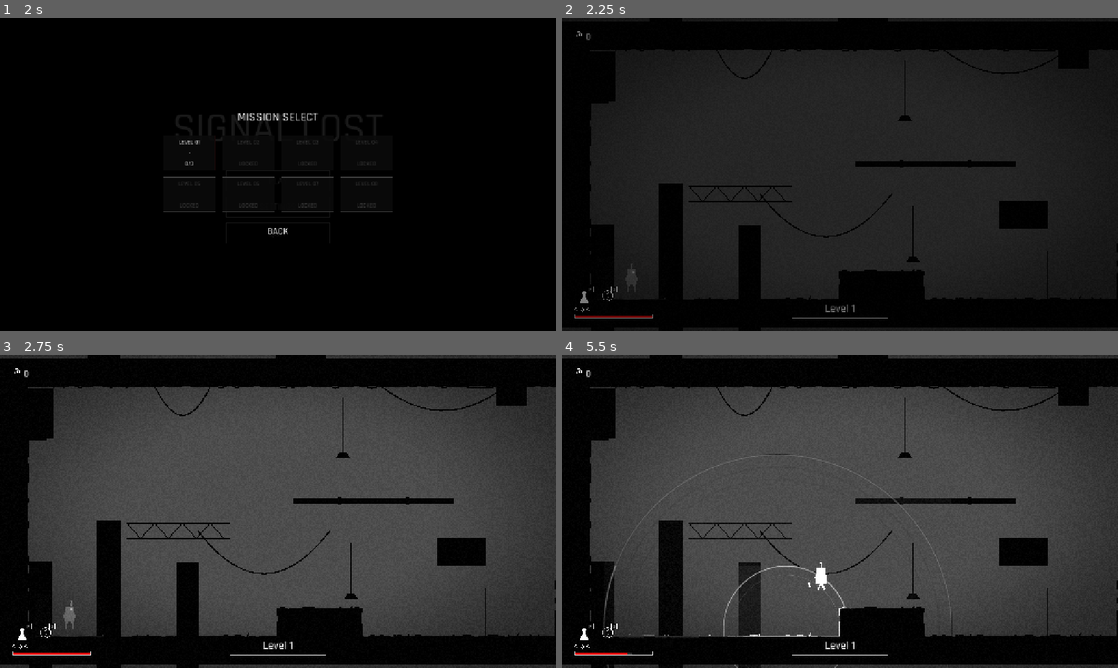
Above: before the commit, frames 1-4 (two rows, left to right).
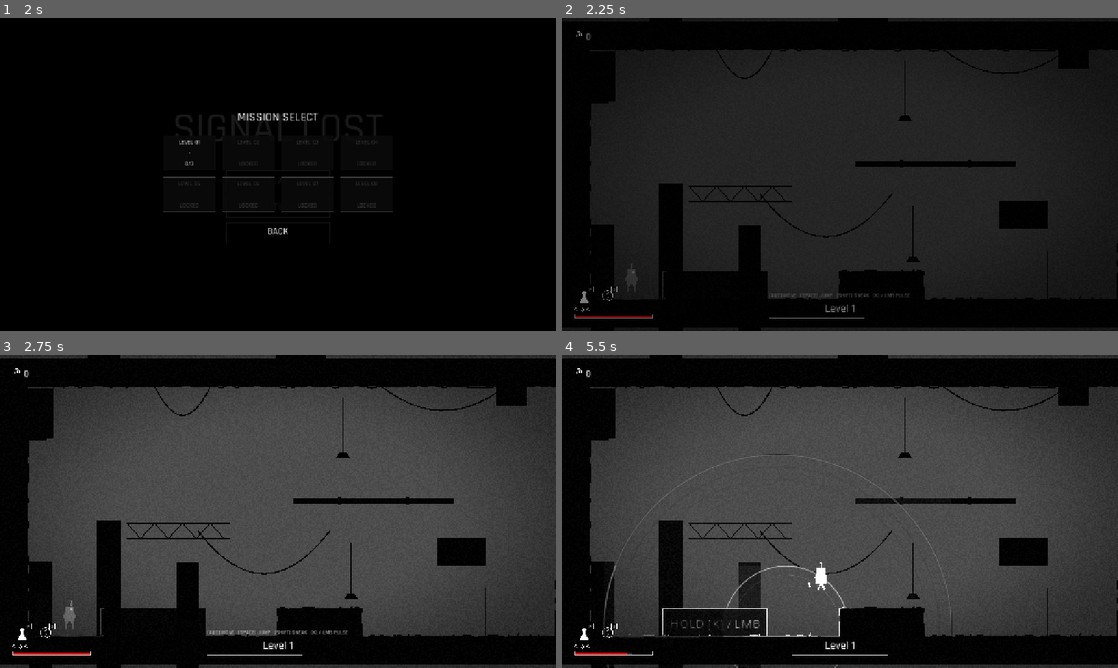
Above: after the commit, the same moments.

Repository: Joshuamathewj2/Signal-Lost
Game: Godot game, scene res://scenes/main/main.tscn
Same seed, same stepped clock (60 frames per second), same inputs: the game is played once before the commit and once after it.
Inputs (mouse positions are in pixels of both pictures, inside the frame that each line leads up to):
- Up to frame 1 (2 s): click "PLAY" at 0.5 s; click "PLAY" at 1.25 s
- Up to frame 2 (2.25 s): click (751, 152) at 2 s
- Up to frame 3 (2.75 s): no input
- Up to frame 4 (5.5 s): tap Enter at 2.75 s; move the mouse to (962, 495) at 2.77 s; hold Shift (sneak) 2.78-3.53 s; hold D (move_right) 2.78-4.28 s; click (962, 495) at 2.92 s; tap Space (jump) at 3.02, 3.77, 5.27 s; move the mouse to (728, 527) at 3.52 s; tap F (ability_primary) at 3.6 s; tap Shift (sneak) at 3.8, 4.55, 5.1 s; move the mouse to (895, 442) at 4.27 s; press the mouse at (895, 442) at 4.28 s; hold A (move_left) 4.28-5.03 s; move the mouse to (812, 574) at 5.02 s; release the mouse at (812, 574) at 5.03 s; hold D (move_right) from 5.03 s (still down); click (812, 574) at 5.17 s

Frame 1 is identical in both runs. In frame 2, 1.1% of the frame differs, in the area x 18-63%, y 80-96%; in frame 3, 1.3%; in frame 4, 1.1%.
Error in both runs: Invalid access to property or key 'origin' on a base object of type 'RefCounted (NoiseEvent)'. (res://scenes/sonar/ripple_rings.gd:22)

Commit message:
P8-T2: hint signs

Diff:
--- /dev/null
+++ b/scenes/interactables/hint_sign.gd
@@ -0,0 +1,39 @@
+class_name HintSign
+extends Node2D
+
+const FLAT_REVEAL_SHADER: Shader = preload("res://shaders/flat_reveal.gdshader")
+
+@export var hint_text: String = "HOLD [K] / LMB"
+
+var _material: ShaderMaterial = null
+
+func _ready() -> void:
+	_material = ShaderMaterial.new()
+	_material.shader = FLAT_REVEAL_SHADER
+	_material.set_shader_parameter(&"tint", Color.WHITE)
+	material = _material
+	queue_redraw()
+
+func set_text(text: String) -> void:
+	hint_text = text
+	queue_redraw()
+
+func _draw() -> void:
+	var font: Font = ThemeDB.fallback_font
+	var font_size: int = 14
+	var text_sz: Vector2 = font.get_string_size(hint_text, HORIZONTAL_ALIGNMENT_CENTER, -1, font_size)
+
+	var pad_x: float = 8.0
+	var pad_y: float = 6.0
+	var w: float = text_sz.x + pad_x * 2.0
+	var h: float = text_sz.y + pad_y * 2.0
+	var rect := Rect2(-w * 0.5, -h * 0.5, w, h)
+
+	# Black background
+	draw_rect(rect, Color(0.04, 0.04, 0.04, 0.95), true)
+	# 1 px white border
+	draw_rect(rect, Palette.color(&"white"), false, 1.0)
+
+	# Text
+	var text_pos := Vector2(-text_sz.x * 0.5, text_sz.y * 0.3)
+	draw_string(font, text_pos, hint_text, HORIZONTAL_ALIGNMENT_CENTER, -1, font_size, Palette.color(&"white"))
--- /dev/null
+++ b/scenes/interactables/hint_sign.tscn
@@ -0,0 +1,6 @@
+[gd_scene format=3 uid="uid://chint_sign_01"]
+
+[ext_resource type="Script" path="res://scenes/interactables/hint_sign.gd" id="1_hint"]
+
+[node name="HintSign" type="Node2D"]
+script = ExtResource("1_hint")
--- a/scenes/level/entity_spawner.gd
+++ b/scenes/level/entity_spawner.gd
@@ -93,7 +93,7 @@
 
 	# 8. Stub warnings for unimplemented entities
 	for ch in data.cells.keys():
-		if ch != "#" and ch != "=" and ch != "P" and ch != "L" and …(208 unchanged characters)… nd ch != "S" and ch != "H" and ch != "B":
+		if ch != "#" and ch != "=" and ch != "P" and ch != "L" and …(208 unchanged characters)… nd ch != "S" and ch != "H" and ch != "B" and ch != "C" and ch != "?":
 			if not _warned_stubs.has(ch):
 				_warned_stubs[ch] = true
 				push_warning("STUB: spawn " + ch)
--- a/scenes/level/interactable_spawner.gd
+++ b/scenes/level/interactable_spawner.gd
@@ -11,6 +11,7 @@
 const LANTERN_SCENE: PackedScene = preload("res://scenes/interactables/lantern.tscn")
 const VENT_SCENE: PackedScene = preload("res://scenes/interactables/vent.tscn")
 const DECOY_PICKUP_SCENE: PackedScene = preload("res://scenes/interactables/decoy_pickup.tscn")
+const HINT_SIGN_SCENE: PackedScene = preload("res://scenes/interactables/hint_sign.tscn")
 
 static func spawn_interactables(data: LevelData, parent: Node2D, graph: PlatformGraph) -> void:
 	# 1. Exit Terminal
@@ -96,6 +97,21 @@
 			decoy_inst.cell = cell_vec
 			parent.add_child(decoy_inst)
 
+	# 11. Hint Signs (?)
+	if data.cells.has("?"):
+		var hint_idx: int = 0
+		for cell in data.cells["?"]:
+			var cell_vec: Vector2i = cell
+			var h_pos := Vector2((float(cell_vec.x) + 0.5) * 32.0, (float(cell_vec.y) + 0.5) * 32.0)
+			var hint_inst: HintSign = HINT_SIGN_SCENE.instantiate() as HintSign
+			hint_inst.position = h_pos
+			var text_val: String = str(data.headers.get("hint_%d" % hint_idx, ""))
+			if text_val.is_empty():
+				text_val = str(data.headers.get("hint_0", "HINT"))
+			hint_inst.set_text(text_val)
+			hint_idx += 1
+			parent.add_child(hint_inst)
+
 static func _spawn_doors(data: LevelData, key: String, mode: String, parent: Node2D, graph: PlatformGraph) -> void:
 	if not data.cells.has(key):
 		return
--- a/scenes/ui/hud.gd
+++ b/scenes/ui/hud.gd
@@ -10,6 +10,10 @@
 @onready var primary_slot: AbilitySlot = $Root/SafeArea/BottomLeft/AbilityRow/PrimarySlot
 @onready var secondary_slot: AbilitySlot = $Root/SafeArea/BottomLeft/AbilityRow/SecondarySlot
 @onready var level_label: LevelLabel = $Root/SafeArea/BottomCentre
+@onready var controls_hint: Label = get_node_or_null("Root/SafeArea/BottomCentre/ControlsHint") as Label
+
+var _has_moved: bool = false
+var _player_node: CharacterBody2D = null
 
 func _ready() -> void:
 	layer = 20
@@ -20,6 +24,14 @@
 	var router: Node = get_node_or_null("/root/SceneRouter") if is_inside_tree() else null
 	if router != null and router.has_signal("level_loaded"):
 		router.connect("level_loaded", Callable(self, "_on_level_loaded"))
+
+func _process(_delta: float) -> void:
+	if controls_hint != null and controls_hint.visible and not _has_moved:
+		if _player_node != null and (_player_node.velocity.length() > 10.0 or Input.get_axis("move_left", "move_right") != 0.0):
+			_has_moved = true
+			var tween := create_tween()
+			tween.tween_property(controls_hint, "modulate:a", 0.0, 0.5)
+			tween.tween_callback(func() -> void: controls_hint.visible = false)
 
 	if GameState != null:
 		if not GameState.decoy_count_changed.is_connected(_on_decoy_count_changed):
@@ -47,9 +59,16 @@
 	_find_and_bind_player()
 	if level_label != null:
 		level_label._recompute_progress()
+	if controls_hint != null:
+		var is_lvl1: bool = (GameState != null and GameState.level_index == 1)
+		controls_hint.visible = is_lvl1
+		controls_hint.modulate.a = 1.0 if is_lvl1 else 0.0
+		_has_moved = false
 
 func _find_and_bind_player() -> void:
 	var player: Node = get_tree().get_first_node_in_group(&"player")
+	if player is CharacterBody2D:
+		_player_node = player as CharacterBody2D
 	if player != null and battery_bar != null:
 		var battery: Battery = player.get_node_or_null("Battery") as Battery
 		var charger: PulseCharger = player.get_node_or_null("PulseCharger") as PulseCharger
--- a/scenes/ui/hud.tscn
+++ b/scenes/ui/hud.tscn
@@ -89,6 +89,13 @@
 alignment = 1
 script = ExtResource("7_lvl01")
 
+[node name="ControlsHint" type="Label" parent="Root/SafeArea/BottomCentre"]
+layout_mode = 2
+theme_override_font_sizes/font_size = 13
+theme_override_colors/font_color = Color(0.85, 0.85, 0.85, 1)
+text = "[A][D] MOVE   [SPACE] JUMP   [SHIFT] SNEAK   [K] / LMB PULSE"
+horizontal_alignment = 1
+
 [node name="LevelName" type="Label" parent="Root/SafeArea/BottomCentre"]
 layout_mode = 2
 theme_override_font_sizes/font_size = 26
--- /dev/null
+++ b/tests/test_hint_signs.gd
@@ -0,0 +1,82 @@
+class_name TestHintSigns
+extends RefCounted
+
+func run() -> Array[String]:
+	var failures: Array[String] = []
+	var tree: SceneTree = Engine.get_main_loop() as SceneTree
+
+	# --- 1. Test HintSign node and drawing ---
+	var hint_scene: PackedScene = load("res://scenes/interactables/hint_sign.tscn")
+	if hint_scene == null:
+		failures.append("Failed to load hint_sign.tscn")
+		return failures
+
+	var sign_inst: HintSign = hint_scene.instantiate() as HintSign
+	if tree != null and tree.root != null:
+		tree.root.add_child(sign_inst)
+	else:
+		sign_inst.notification(Node.NOTIFICATION_READY)
+
+	sign_inst.set_text("HOLD [K] / LMB")
+	if sign_inst.hint_text != "HOLD [K] / LMB":
+		failures.append("Expected hint_text to be 'HOLD [K] / LMB'")
+
+	if sign_inst.material == null:
+		failures.append("HintSign should have flat_reveal material")
+
+	sign_inst.queue_free()
+
+	# --- 2. Test Level 1 & Level 2 parsing and validation with '?' ---
+	var data1: LevelData = LevelParser.parse_file("res://levels/level_01.txt")
+	if data1 == null:
+		failures.append("Failed to parse level_01.txt")
+	else:
+		if not data1.cells.has("?"):
+			failures.append("level_01.txt should have '?' tile")
+		else:
+			var cell: Vector2i = data1.cells["?"][0]
+			if cell != Vector2i(5, 9):
+				failures.append("Expected '?' at (5, 9) in level_01.txt, got %s" % str(cell))
+		if str(data1.headers.get("hint_0", "")) != "HOLD [K] / LMB":
+			failures.append("Expected hint_0 header in level_01.txt")
+
+		var val1: Dictionary = LevelValidator.validate(data1)
+		var errs1: Array = val1.get("errors", [])
+		if not errs1.is_empty():
+			failures.append("level_01.txt failed validation: %s" % str(errs1))
+
+	var data2: LevelData = LevelParser.parse_file("res://levels/level_02.txt")
+	if data2 == null:
+		failures.append("Failed to parse level_02.txt")
+	else:
+		if not data2.cells.has("?"):
+			failures.append("level_02.txt should have '?' tile")
+		if str(data2.headers.get("hint_0", "")) != "[SHIFT] SNEAK":
+			failures.append("Expected hint_0='[SHIFT] SNEAK' in level_02.txt")
+
+		var val2: Dictionary = LevelValidator.validate(data2)
+		var errs2: Array = val2.get("errors", [])
+		if not errs2.is_empty():
+			failures.append("level_02.txt failed validation: %s" % str(errs2))
+
+	# --- 3. Test InteractableSpawner spawning HintSign ---
+	if data1 != null:
+		var dummy_parent := Node2D.new()
+		if tree != null and tree.root != null:
+			tree.root.add_child(dummy_parent)
+
+		InteractableSpawner.spawn_interactables(data1, dummy_parent, null)
+		var found_hint: HintSign = null
+		for child in dummy_parent.get_children():
+			if child is HintSign:
+				found_hint = child as HintSign
+				break
+
+		if found_hint == null:
+			failures.append("Expected HintSign to be spawned by InteractableSpawner for level_01")
+		elif found_hint.hint_text != "HOLD [K] / LMB":
+			failures.append("Expected HintSign hint_text to be 'HOLD [K] / LMB', got '%s'" % found_hint.hint_text)
+
+		dummy_parent.queue_free()
+
+	return failures
Not shown, changed: levels/level_01.txt
Not shown, changed: levels/level_02.txt
Not shown, added: scenes/interactables/hint_sign.gd.uid
Not shown, added: tests/test_hint_signs.gd.uid
Not shown, changed: CHANGELOG.md
Not shown, changed: docs/TASKS.md
